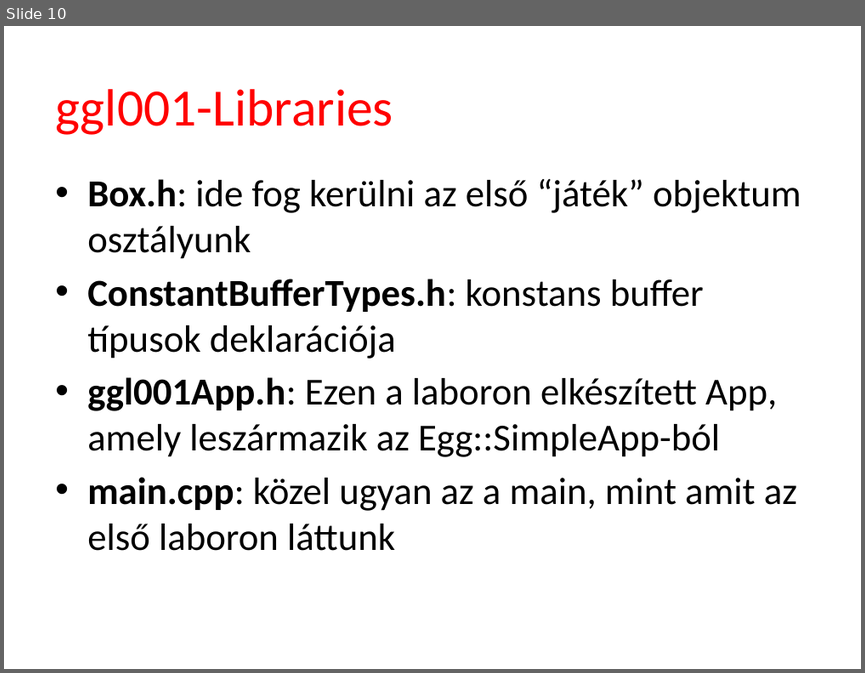
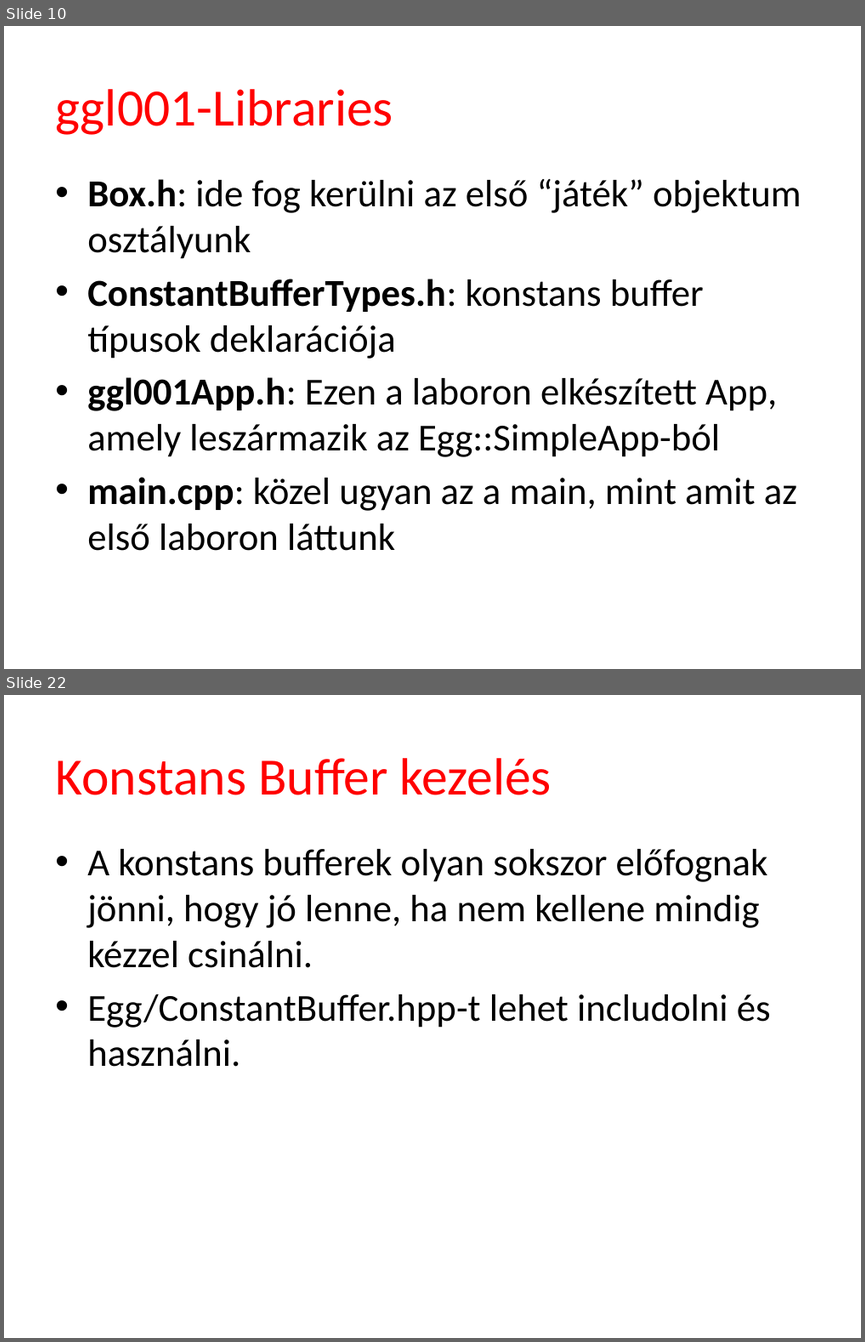
Before and after one commit to tyekx/dx12, a slide deck: Slides/gg001-Libraries.pptx. Shown one above the other, each under a label of ours: slide 10 before the commit, slides 10 and 22 after it; the slides between them are not shown. The pictures are 865x673 and 865x1342 pixels, drawn with LibreOffice and Linux fonts; fonts in the diff are those of the drawing; background and template pictures are left out. Boxes give left, top, right and bottom in pixels: in the first picture for what was removed or moved away, otherwise in the second. Text is boxed around its words. In the diff, an @@ line names an element or a change of style, - is before the commit and + after.

```diff
--- a/Slides/gg001-Libraries.pptx
+++ b/Slides/gg001-Libraries.pptx
@@ slide 22 added at (x1=4, y1=695, x2=861, y2=1338), background #FFFFFF @@
@@ title added at (x1=55, y1=758, x2=551, y2=795), 44 pt, text #FF0000 @@
+Konstans Buffer kezelés
@@ text added at (x1=87, y1=849, x2=771, y2=1066), 32 pt, text #000000 @@
+• A konstans bufferek olyan sokszor előfognak jönni, hogy jó lenne, ha nem kellene mindig kézzel csinálni.
+• Egg/ConstantBuffer.hpp-t lehet includolni és használni.
```
Also in this commit, not shown: 2 slides changed, 14 other slides added, 49 other files.
